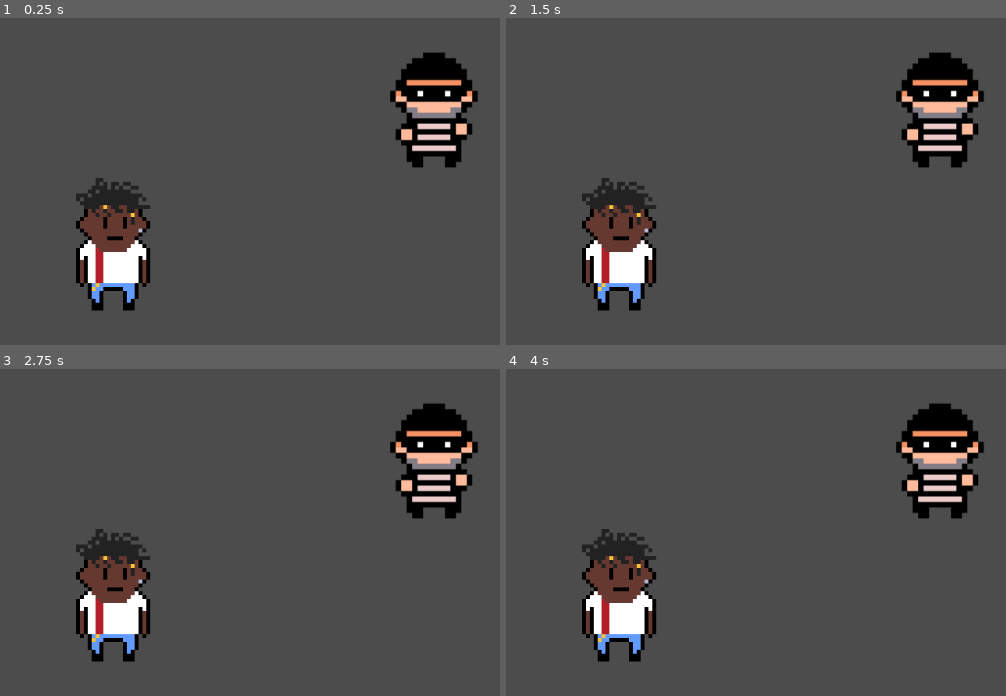
Above: before the commit, frames 1-4 (two rows, left to right).
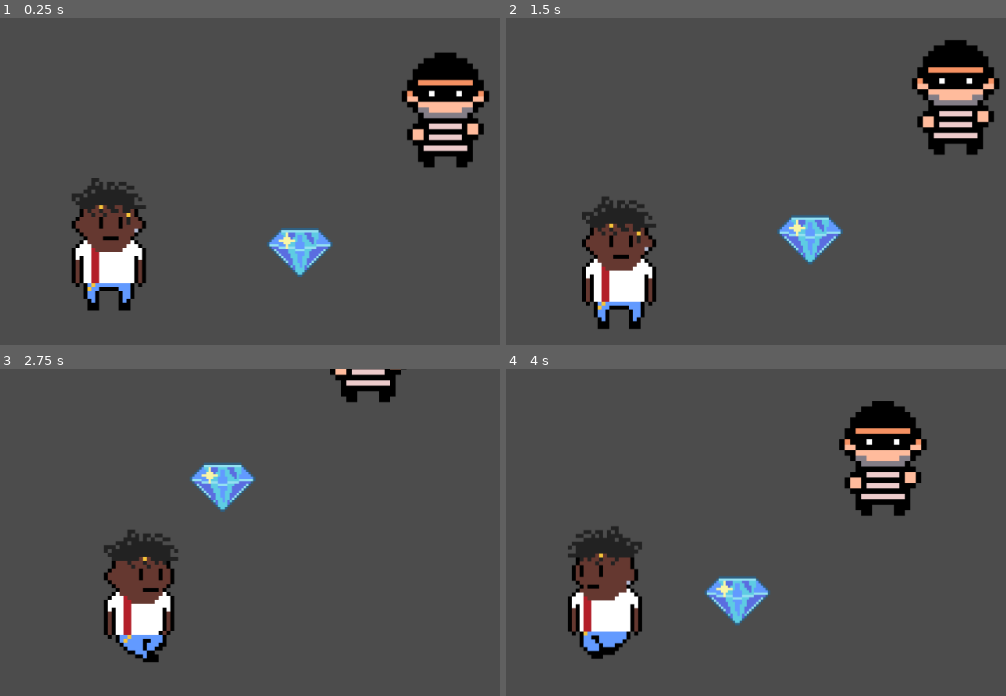
Above: after the commit, the same moments.

Repository: KelJ27/Vault-Raider
Game: Godot game, scene res://Main.tscn
Same seed, same stepped clock (60 frames per second), same inputs: the game is played once before the commit and once after it.
Inputs:
- Up to frame 1 (0.25 s): no input
- Up to frame 2 (1.5 s): hold D (Right) 0.53-1.28 s; hold S (Down) from 1.28 s (still down)
- Up to frame 3 (2.75 s): release S (Down) at 2.03 s; hold D (Right) from 2.03 s (still down)
- Up to frame 4 (4 s): release D (Right) at 2.78 s; hold W (Up) 2.78-3.53 s; hold A (Left) from 3.53 s (still down)

The runs differ from the first frame. In frame 1, 6.6% of the frame differs, in the area x 14-98%, y 10-90%; in frame 2, 10%; in frame 3, 12%; in frame 4, 13%, in the area x 12-96%, y 9-90%.
Error before the commit: Parse Error: Mixed tabs and spaces in indentation. (res://Scripts/Player.gd:17)

Commit message:
Changed diamond png file. Organized animations

Diff:
--- a/Main.tscn
+++ b/Main.tscn
@@ -1,8 +1,9 @@
-[gd_scene load_steps=17 format=2]
+[gd_scene load_steps=22 format=2]
 
 [ext_resource path="res://Scripts/Player.gd" type="Script" id=1]
 [ext_resource path="res://Sprites/Characters/Conrad_Spritesheet500%.png" type="Texture" id=2]
 [ext_resource path="res://Sprites/Characters/Robber700%.png" type="Texture" id=3]
+[ext_resource path="res://Sprites/Valuables/Diamond.png" type="Texture" id=4]
 
 [sub_resource type="RectangleShape2D" id=1]
 
@@ -190,12 +191,52 @@
 "values": [ 16, 17, 18, 19 ]
 }
 
+[sub_resource type="RectangleShape2D" id=14]
+
+[sub_resource type="Animation" id=15]
+resource_name = "Pause"
+
+[sub_resource type="Animation" id=16]
+resource_name = "Shine"
+length = 1.2
+loop = true
+tracks/0/type = "value"
+tracks/0/path = NodePath("Sprite:frame")
+tracks/0/interp = 1
+tracks/0/loop_wrap = true
+tracks/0/imported = false
+tracks/0/enabled = true
+tracks/0/keys = {
+"times": PoolRealArray( 0, 0.1, 0.2, 0.3, 0.4, 0.5, 0.6, 0.7, 0.8, 0.9, 1, 1.1 ),
+"transitions": PoolRealArray( 1, 1, 1, 1, 1, 1, 1, 1, 1, 1, 1, 1 ),
+"update": 1,
+"values": [ 10, 11, 12, 13, 14, 15, 16, 17, 18, 19, 20, 21 ]
+}
+
+[sub_resource type="Animation" id=17]
+resource_name = "Sparkle"
+length = 1.2
+loop = true
+tracks/0/type = "value"
+tracks/0/path = NodePath("Sprite:frame")
+tracks/0/interp = 1
+tracks/0/loop_wrap = true
+tracks/0/imported = false
+tracks/0/enabled = true
+tracks/0/keys = {
+"times": PoolRealArray( 0, 0.1, 0.2, 0.3, 0.4, 0.5, 0.6, 0.7, 0.8, 0.9, 1 ),
+"transitions": PoolRealArray( 1, 1, 1, 1, 1, 1, 1, 1, 1, 1, 1 ),
+"update": 1,
+"values": [ 0, 1, 2, 3, 4, 5, 6, 7, 8, 9, 10 ]
+}
+
 [node name="Main" type="Node2D"]
 
 [node name="Player" type="KinematicBody2D" parent="."]
 script = ExtResource( 1 )
 
 [node name="Sprite" type="Sprite" parent="Player"]
+editor/display_folded = true
 position = Vector2( -216.842, 3.94736 )
 texture = ExtResource( 2 )
 vframes = 6
@@ -234,3 +275,18 @@
 "anims/Walk Left" = SubResource( 11 )
 "anims/Walk Right" = SubResource( 12 )
 "anims/Walk Up" = SubResource( 13 )
+
+[node name="KinematicBody2D" type="KinematicBody2D" parent="."]
+
+[node name="Sprite" type="Sprite" parent="KinematicBody2D"]
+texture = ExtResource( 4 )
+vframes = 2
+hframes = 11
+
+[node name="CollisionShape2D" type="CollisionShape2D" parent="KinematicBody2D"]
+shape = SubResource( 14 )
+
+[node name="AnimationPlayer" type="AnimationPlayer" parent="KinematicBody2D"]
+anims/Pause = SubResource( 15 )
+anims/Shine = SubResource( 16 )
+anims/Sparkle = SubResource( 17 )
--- a/Scripts/Player.gd
+++ b/Scripts/Player.gd
@@ -5,27 +5,28 @@
 var velocity = Vector2()
 var animPlayer
 var speedMultiplier = 8
+var movement = "Idle"
 
 func _ready():
 	set_physics_process(true)
 	animPlayer = get_node("AnimationPlayer")
 
-func get_input():
-    velocity = Vector2()
-    if Input.is_action_pressed("Right"):
-        velocity.x += 1
-				animPlayer.play("Walk Right", -speedMultiplier)
-    if Input.is_action_pressed("Left"):
-        velocity.x -= 1
-				animPlayer.play("Walk Left", -speedMultiplier)
-    if Input.is_action_pressed("Down"):
-        velocity.y += 1
-				animPlayer.play("Walk Down", -speedMultiplier)
-    if Input.is_action_pressed("Up"):
-        velocity.y -= 1
-				animPlayer.play("Walk Up", -speedMultiplier)
-    velocity = velocity.normalized() * speed
+func getInput():
+	velocity = Vector2()
+	if Input.is_action_pressed("Right"):
+		velocity.x += 1
+		animPlayer.play("Walk Right", -speedMultiplier)
+	if Input.is_action_pressed("Left"):
+		velocity.x -= 1
+		animPlayer.play("Walk Left", -speedMultiplier)
+	if Input.is_action_pressed("Down"):
+		velocity.y += 1
+		animPlayer.play("Walk Down", -speedMultiplier)
+	if Input.is_action_pressed("Up"):
+		velocity.y -= 1
+		animPlayer.play("Walk Up", -speedMultiplier)
+	velocity = velocity.normalized() * speed
 
 func _physics_process(delta):
-    get_input()
-    velocity = move_and_slide(velocity)
+	getInput()
+	velocity = move_and_slide(velocity)
Binary file changed: Sprites/Valuables/Diamond.png
